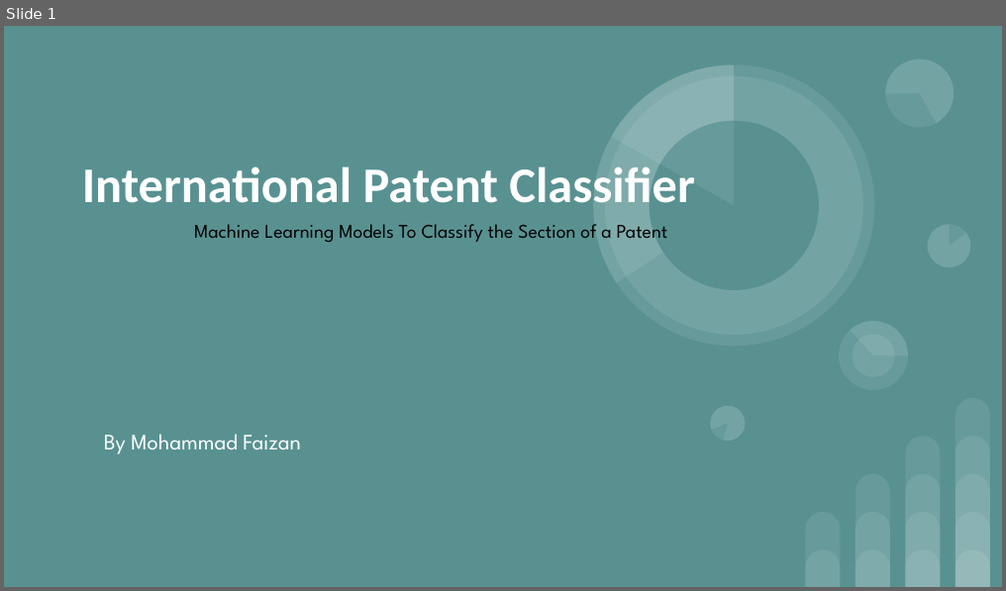
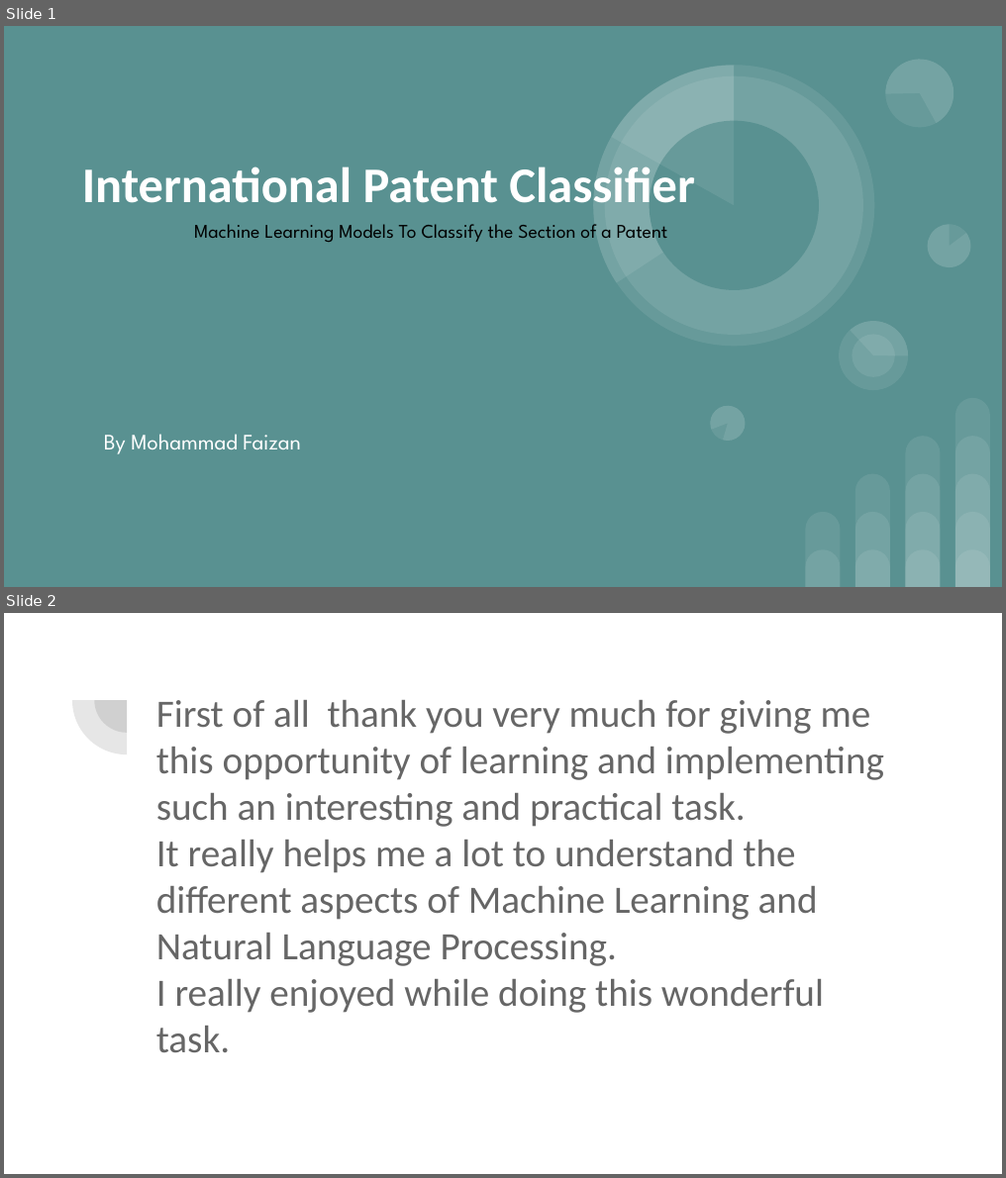
Before and after one commit to faizan4053/ipc_classifier, a slide deck: International Patent Classifier.pptx. Shown one above the other, each under a label of ours: slide 1 before the commit, slides 1 and 2 after it. The pictures are 1006x591 and 1006x1178 pixels, drawn with LibreOffice and Linux fonts; fonts in the diff are those of the drawing. Boxes give left, top, right and bottom in pixels: in the first picture for what was removed or moved away, otherwise in the second. Text is boxed around its words. In the diff, an @@ line names an element or a change of style, - is before the commit and + after.

```diff
--- a/International Patent Classifier.pptx
+++ b/International Patent Classifier.pptx
@@ slide 2 added at <box>4,613,1002,1174</box>, background #FFFFFF @@
@@ pie slice (boxed as its full ellipse) added at <box>72,646,180,755</box>, fill #424242 at 13% opacity @@
@@ pie slice (boxed as its full ellipse) added at <box>95,667,159,733</box>, fill #424242 at 13% opacity @@
@@ title added at <box>156,700,884,1053</box>, 28 pt, text #666666 @@
+First of all thank you very much for giving me this opportunity of learning and implementing such an interesting and practical task.
+It really helps me a lot to understand the different aspects of Machine Learning and Natural Language Processing.
+I really enjoyed while doing this wonderful task.
```
Also in this commit, not shown: 2 slides changed, 6 other slides added, 1 slide removed, 3 other files.
